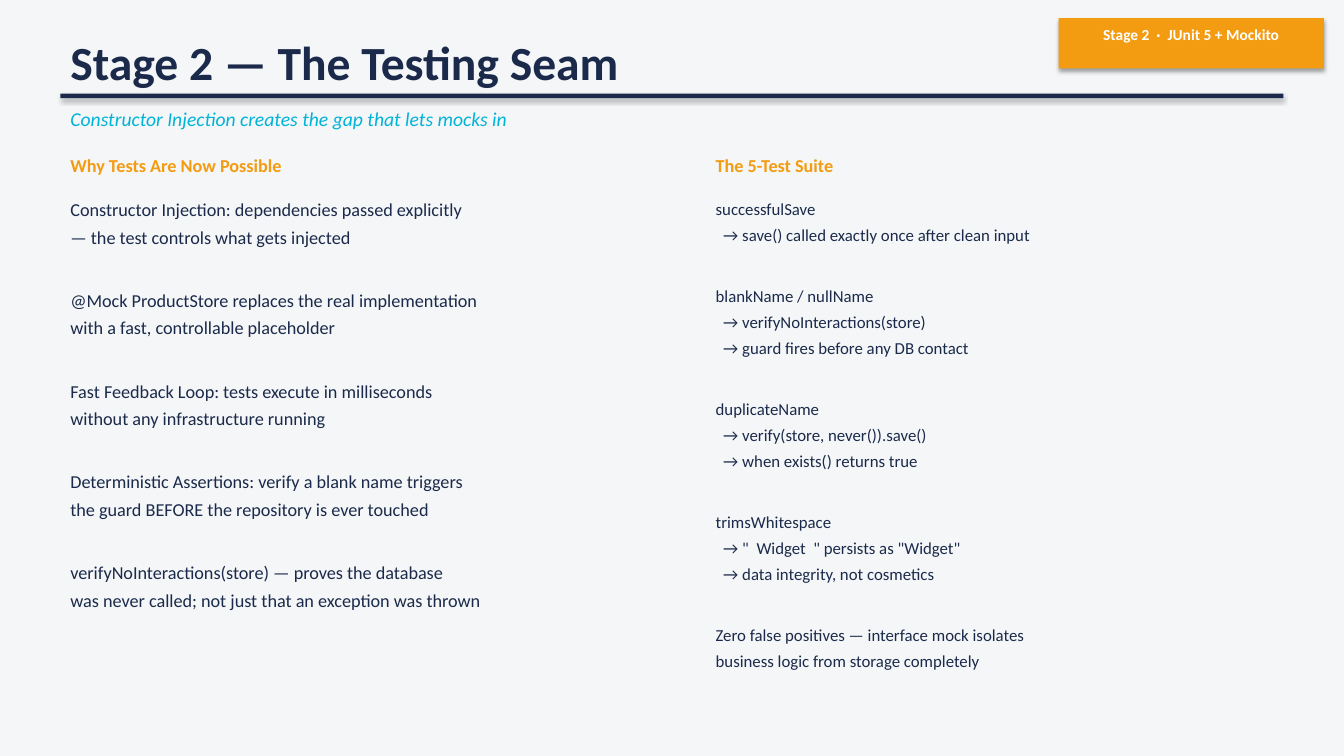
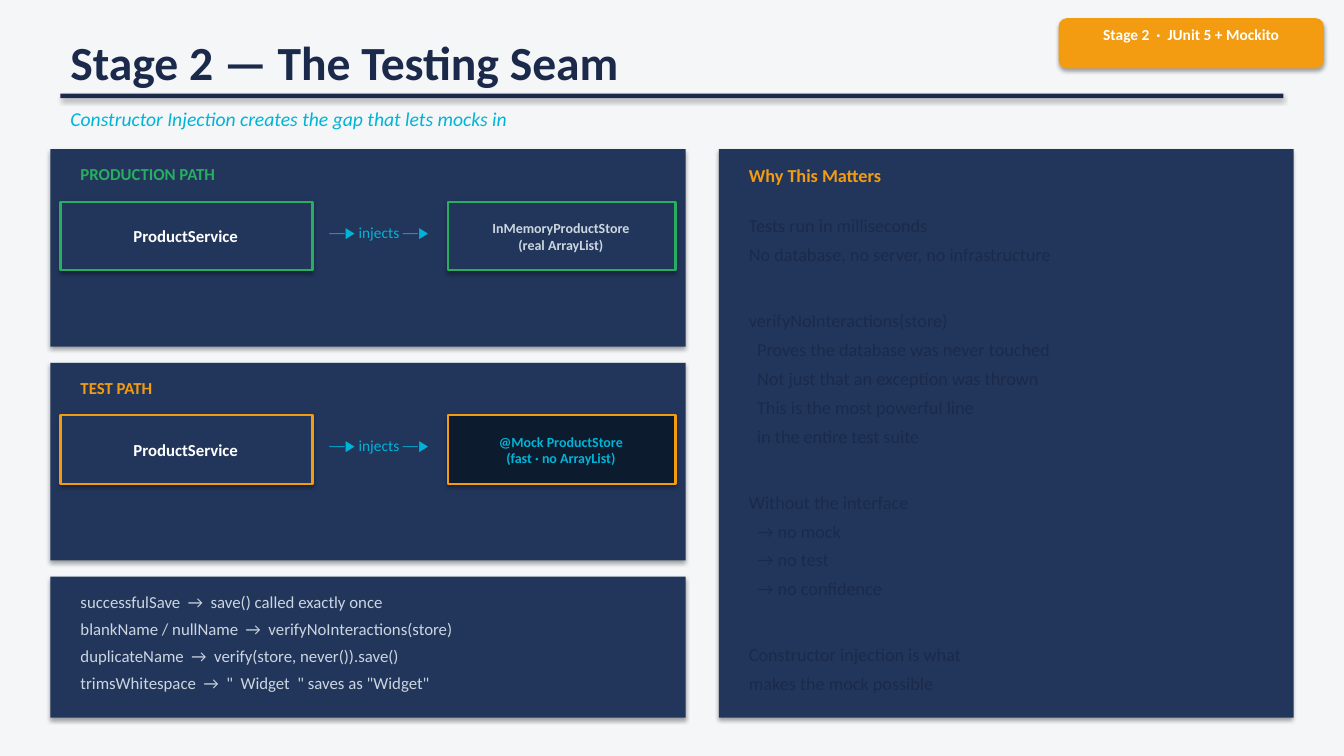
Before and after one commit to anandapalani/FTC, a slide deck: slide 5 of Enterprise_Java_Masterclass.pptx. Drawn at 1344x756 pixels with LibreOffice and Linux fonts; fonts in the diff are those of the drawing. Boxes give left, top, right and bottom in pixels: in the first picture for what was removed or moved away, otherwise in the second. Text is boxed around its words. In the diff, an @@ line names an element or a change of style, - is before the commit and + after.

```diff
--- a/Enterprise_Java_Masterclass.pptx
+++ b/Enterprise_Java_Masterclass.pptx
@@ rounded rectangle at (1059, 18, 1324, 69): rectangle to rounded rectangle @@
@@ rectangle added at (50, 149, 686, 347), fill #22365C @@
@@ rectangle added at (719, 149, 1294, 718), fill #22365C @@
@@ text removed at (70, 159, 281, 175) @@
-Why Tests Are Now Possible
@@ text added at (80, 169, 215, 180), 12 pt, text #27AE60, bold @@
+PRODUCTION PATH
@@ text removed at (716, 159, 833, 172) @@
-The 5-Test Suite
@@ text added at (749, 169, 881, 185), 13 pt, text #F39C12, bold @@
+Why This Matters
@@ rectangle added at (60, 202, 313, 270), fill #22365C, outline #27AE60 1.5 pt, 12 pt, text #FFFFFF, bold @@
+ProductService
@@ text removed at (70, 203, 481, 610) @@
-Constructor Injection: dependencies passed explicitly
-— the test controls what gets injected
-@Mock ProductStore replaces the real implementation
-with a fast, controllable placeholder
-Fast Feedback Loop: tests execute in milliseconds
-without any infrastructure running
-Deterministic Assertions: verify a blank name triggers
-the guard BEFORE the repository is ever touched
-verifyNoInteractions(store) — proves the database
-was never called; not just that an exception was thrown
@@ rectangle added at (448, 202, 676, 270), fill #22365C, outline #27AE60 1.5 pt, 10 pt, text #CCD6E0, bold @@
+InMemoryProductStore
+(real ArrayList)
@@ text removed at (716, 203, 1030, 670) @@
-successfulSave
-→ save() called exactly once after clean input
-blankName / nullName
-→ verifyNoInteractions(store)
-→ guard fires before any DB contact
-duplicateName
-→ verify(store, never()).save()
-→ when exists() returns true
-trimsWhitespace
-→ " Widget " persists as "Widget"
-→ data integrity, not cosmetics
-Zero false positives — interface mock isolates
-business logic from storage completely
@@ text added at (359, 227, 400, 241), 11 pt, text #00B4D8 @@
+──▶ injects ──▶
@@ rectangle added at (50, 363, 686, 561), fill #22365C @@
@@ text added at (80, 383, 153, 394), 12 pt, text #F39C12, bold @@
+TEST PATH
@@ rectangle added at (60, 415, 313, 484), fill #22365C, outline #F39C12 1.5 pt, 12 pt, text #FFFFFF, bold @@
+ProductService
@@ rectangle added at (448, 415, 676, 484), fill #0D1B2E, outline #F39C12 1.5 pt, 10 pt, text #00B4D8, bold @@
+@Mock ProductStore
+(fast · no ArrayList)
@@ text added at (359, 440, 400, 454), 11 pt, text #00B4D8 @@
+──▶ injects ──▶
@@ rectangle added at (50, 577, 686, 718), fill #22365C @@
@@ text added at (80, 596, 452, 692), 12 pt, text #CCD6E0 @@
+successfulSave → save() called exactly once
+blankName / nullName → verifyNoInteractions(store)
+duplicateName → verify(store, never()).save()
+trimsWhitespace → " Widget " saves as "Widget"
```
Also in this commit, not shown: 6 other slides changed, 8 slides added, 5 slides removed, 16 other files.
